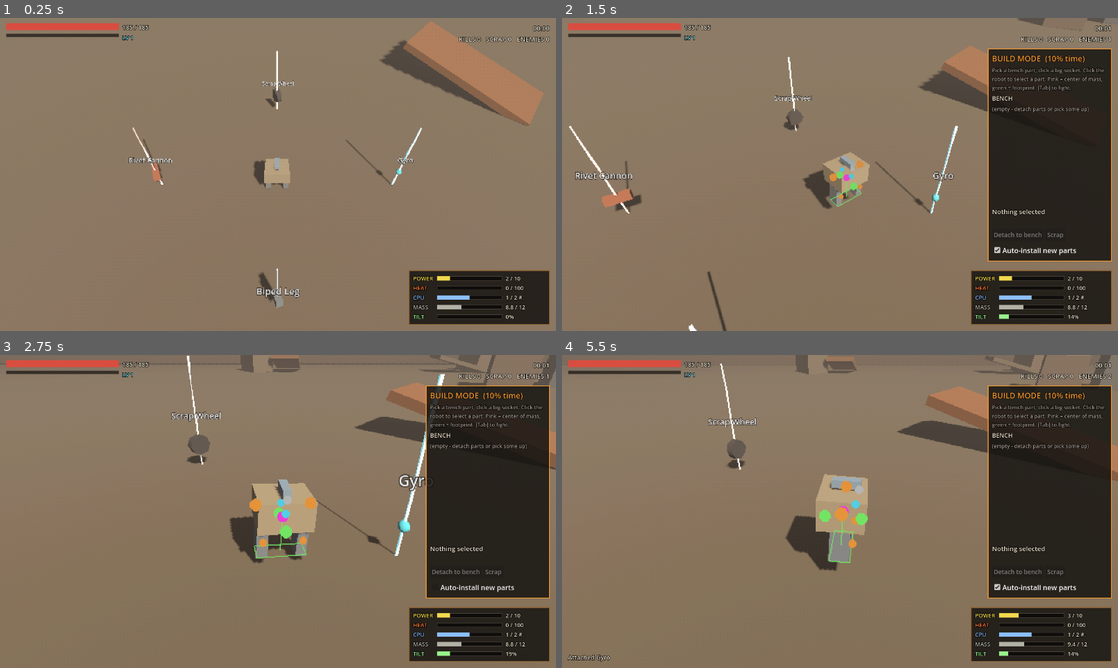
Above: before the commit, frames 1-4 (two rows, left to right).
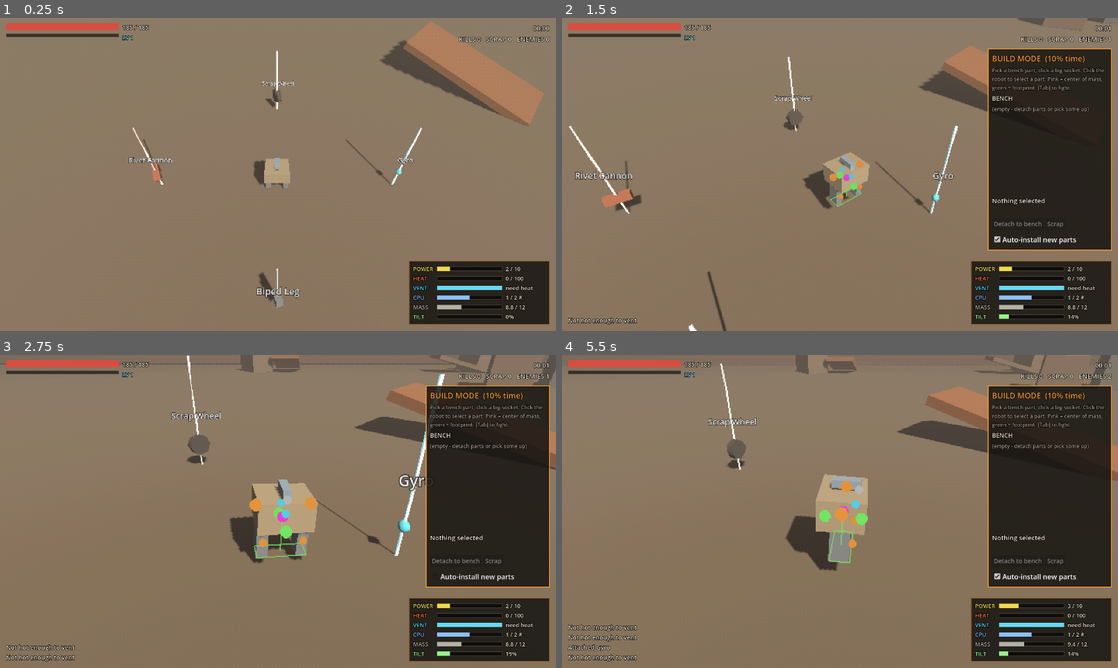
Above: after the commit, the same moments.

Repository: abldgtbshrt/Rustbound
Game: Godot game, scene res://scenes/main.tscn
Same seed, same stepped clock (60 frames per second), same inputs: the game is played once before the commit and once after it.
Inputs (mouse positions are in pixels of both pictures, inside the frame that each line leads up to):
- Up to frame 1 (0.25 s): no input
- Up to frame 2 (1.5 s): move the mouse to (962, 158) at 0.52 s; hold D (move_right) 0.53-1.28 s; tap Shift (vent, bound only after the commit) at 0.6 s; click (962, 158) at 0.67 s; tap Space (jump) at 0.77 s; move the mouse to (728, 190) at 1.27 s; hold S (move_back) from 1.28 s (still down); tap Tab (build_mode) at 1.35 s
- Up to frame 3 (2.75 s): tap Space (jump) at 1.52 s; tap Shift (vent, bound only after the commit) at 1.55 s; release S (move_back) at 2 s; click "Auto-install new parts" at 2 s
- Up to frame 4 (5.5 s): click "Auto-install new parts" at 2.75 s; tap A (move_left) at 3.5, 4.25, 5 s; move the mouse to (895, 442) at 3.52 s; hold D (move_right) 3.53-4.28 s; tap Shift (vent, bound only after the commit) at 3.6, 4.55, 5.3 s; move the mouse to (812, 574) at 4.27 s; hold W (move_forward) 4.28-5.03 s; tap 1 at 4.35 s; click (812, 574) at 4.42 s; tap Space (jump) at 4.52, 5.27 s; move the mouse to (1006, 558) at 5.02 s; hold A (move_left) from 5.03 s (still down); tap 2 at 5.1 s

The runs differ from the first frame. In frame 1, 1.2% of the frame differs, in the area x 73-99%, y 77-88%; in frame 2, 2.6%; in frame 3, 2.7%; in frame 4, 3.0%, in the area x 1-99%, y 57-98%.

Commit message:
Rework heat: airflow cooling and Shift vent instead of a damage trap
Auto-fire meant heat built up with no way to respond. Now:
- Cooling scales with speed (1.2/s per m/s on top of 2/s base), so
  kiting cools and standing still bakes
- Shift vents all heat as a blast around the robot: radius 3 m + 0.035 m
  per heat (max 8), 0.6 damage per heat with edge falloff, knockback,
  6 s cooldown, needs 15+ heat
- Overheat damage lowered from 6 to 3 HP/s
- HUD: VENT row (ready / cooldown / blast radius), vent + overheat messages
- Tests for airflow cooling, vent range, heat dump and cooldown

Co-Authored-By: Claude Opus 5.5 <noreply@anthropic.com>
Claude-Session: https://claude.ai/code/session_016H9ePyEzz88KaeowsNZGLT

Diff:
--- a/autoload/EventBus.gd
+++ b/autoload/EventBus.gd
@@ -16,6 +16,9 @@
 signal robot_overheat
 @warning_ignore("unused_signal")
 signal robot_cooled
+## amount = heat dumped, hits = enemies caught in the blast.
+@warning_ignore("unused_signal")
+signal robot_vented(amount: float, hits: int)
 @warning_ignore("unused_signal")
 signal robot_damaged(amount: float)
 @warning_ignore("unused_signal")
--- a/project.godot
+++ b/project.godot
@@ -57,7 +57,7 @@
 "events": [Object(InputEventKey,"resource_local_to_scene":false,"resource_name":"","device":-1,"window_id":0,"alt_press …(191 unchanged characters)…
 ]
 }
-ability={
+vent={
 "deadzone": 0.5,
 "events": [Object(InputEventKey,"resource_local_to_scene":false,"resource_name":"","device":-1,"window_id":0,"alt_press …(195 unchanged characters)…
 ]
--- a/scripts/robot/robot_controller.gd
+++ b/scripts/robot/robot_controller.gd
@@ -19,10 +19,26 @@
 
 @export_group("Heat")
 @export var base_heat_capacity: float = 100.0
-@export var base_heat_dissipation: float = 6.0
-@export var overheat_dps: float = 6.0
+## Cooling while standing still. Moving adds airflow cooling on top.
+@export var base_heat_dissipation: float = 2.0
+## Extra cooling per m/s of horizontal speed: kiting cools, camping bakes.
+@export var airflow_cooling_per_mps: float = 1.2
+@export var overheat_dps: float = 3.0
 ## Overheat clears once heat drops below this fraction of capacity.
 @export var overheat_recover_frac: float = 0.8
+
+@export_group("Vent")
+## Shift dumps all heat as a scalding blast around the robot.
+@export var vent_cooldown: float = 6.0
+## Minimum heat needed to vent (prevents spamming it as a free attack).
+@export var vent_min_heat: float = 15.0
+@export var vent_base_radius: float = 3.0
+## Extra blast radius per point of heat dumped.
+@export var vent_radius_per_heat: float = 0.035
+@export var vent_max_radius: float = 8.0
+## Damage per point of heat dumped (falls off to 50% at the edge).
+@export var vent_damage_per_heat: float = 0.6
+@export var vent_knockback: float = 9.0
 
 @onready var assembly: RobotAssembly = $RobotAssembly
 @onready var collision: CollisionShape3D = $CollisionShape3D
@@ -40,6 +56,8 @@
 
 var heat: float = 0.0
 var is_overheated: bool = false
+## Seconds until the vent is ready again.
+var vent_cooldown_left: float = 0.0
 
 var _accel_smoothed := Vector3.ZERO
 var _tip_timer := 0.0
@@ -153,15 +171,65 @@
 	return base_heat_capacity + assembly.heat_capacity
 
 
+## Current cooling per second, including airflow from moving.
 func get_heat_dissipation() -> float:
-	return base_heat_dissipation + assembly.heat_dissipation
+	var speed := Vector2(velocity.x, velocity.z).length()
+	return base_heat_dissipation + assembly.heat_dissipation + airflow_cooling_per_mps * speed
 
 
 func add_heat(amount: float) -> void:
 	heat = maxf(heat + amount, 0.0)
 
 
+func can_vent() -> bool:
+	return alive and vent_cooldown_left <= 0.0 and heat >= vent_min_heat
+
+
+func get_vent_radius(amount: float) -> float:
+	return minf(vent_base_radius + amount * vent_radius_per_heat, vent_max_radius)
+
+
+## Dumps all heat as a blast that damages and shoves nearby enemies.
+## Returns the number of enemies hit, or -1 if the vent wasn't ready.
+func vent() -> int:
+	if not can_vent():
+		return -1
+	var amount := heat
+	heat = 0.0
+	if is_overheated:
+		is_overheated = false
+		EventBus.robot_cooled.emit()
+	vent_cooldown_left = vent_cooldown
+
+	var radius := get_vent_radius(amount)
+	var hits := 0
+	var enemies := RunState.enemies
+	if enemies != null:
+		var origin := global_position
+		for i in enemies.query_radius(origin, radius + 1.0):
+			var to := enemies.pos[i] - origin
+			to.y = 0.0
+			var d := to.length()
+			var reach := radius + enemies.get_radius(i)
+			if d > reach:
+				continue
+			var falloff := lerpf(1.0, 0.5, clampf(d / reach, 0.0, 1.0))
+			var push := (to / maxf(d, 0.01)) * vent_knockback
+			enemies.damage(i, amount * vent_damage_per_heat * falloff, push)
+			hits += 1
+	VentEffect.spawn(get_parent(), global_position, radius)
+	EventBus.robot_vented.emit(amount, hits)
+	return hits
+
+
 func _update_heat(delta: float) -> void:
+	vent_cooldown_left = maxf(vent_cooldown_left - delta, 0.0)
+	if alive and Input.is_action_just_pressed("vent") and vent() < 0:
+		if vent_cooldown_left > 0.0:
+			EventBus.message.emit("Vent recharging (%.1fs)" % vent_cooldown_left)
+		else:
+			EventBus.message.emit("Not hot enough to vent")
+
 	var cap := get_heat_capacity()
 	heat += (assembly.heat_passive - get_heat_dissipation()) * delta
 	heat = clampf(heat, 0.0, cap * 1.5)
--- /dev/null
+++ b/scripts/robot/vent_effect.gd
@@ -0,0 +1,50 @@
+class_name VentEffect
+extends MeshInstance3D
+
+## Expanding, fading steam ring for the heat vent. Self-frees.
+
+const DURATION := 0.45
+
+var _radius: float = 3.0
+var _t: float = 0.0
+var _mat: StandardMaterial3D
+
+
+static func spawn(parent: Node, at: Vector3, radius: float) -> VentEffect:
+	if parent == null:
+		return null
+	var fx := VentEffect.new()
+	fx._radius = radius
+	parent.add_child(fx)
+	fx.global_position = at + Vector3(0.0, 0.6, 0.0)
+	return fx
+
+
+func _ready() -> void:
+	var m := CylinderMesh.new()
+	m.top_radius = 1.0
+	m.bottom_radius = 1.0
+	m.height = 0.6
+	m.radial_segments = 16
+	m.rings = 1
+	m.cap_top = false
+	m.cap_bottom = false
+	mesh = m
+	_mat = StandardMaterial3D.new()
+	_mat.shading_mode = BaseMaterial3D.SHADING_MODE_UNSHADED
+	_mat.transparency = BaseMaterial3D.TRANSPARENCY_ALPHA
+	_mat.cull_mode = BaseMaterial3D.CULL_DISABLED
+	_mat.albedo_color = Color(1.0, 0.75, 0.45, 0.8)
+	material_override = _mat
+	cast_shadow = GeometryInstance3D.SHADOW_CASTING_SETTING_OFF
+	scale = Vector3(0.3, 1.0, 0.3)
+
+
+func _process(delta: float) -> void:
+	_t += delta
+	var k := clampf(_t / DURATION, 0.0, 1.0)
+	var r := lerpf(0.3, _radius, 1.0 - pow(1.0 - k, 3.0))
+	scale = Vector3(r, 1.0 + k, r)
+	_mat.albedo_color.a = 0.8 * (1.0 - k)
+	if k >= 1.0:
+		queue_free()
--- a/scripts/ui/build_panel.gd
+++ b/scripts/ui/build_panel.gd
@@ -37,7 +37,7 @@
 	_panel.offset_left = -300
 	_panel.offset_right = -14
 	_panel.offset_top = 70
-	_panel.offset_bottom = -160
+	_panel.offset_bottom = -185
 	add_child(_panel)
 	var col := VBoxContainer.new()
 	col.add_theme_constant_override("separation", 6)
--- a/scripts/ui/hud.gd
+++ b/scripts/ui/hud.gd
@@ -28,7 +28,8 @@
 	EventBus.message.connect(_push)
 	EventBus.robot_knocked_down.connect(func() -> void: _push("KNOCKED DOWN: too top-heavy for that move"))
 	EventBus.robot_brownout.connect(func() -> void: _push("BROWNOUT: power draw exceeds generation"))
-	EventBus.robot_overheat.connect(func() -> void: _push("OVERHEAT: taking damage until you cool down"))
+	EventBus.robot_overheat.connect(func() -> void: _push("OVERHEAT: keep moving to cool, or vent with Shift"))
+	EventBus.robot_vented.connect(func(amount: float, hits: int) -> void: _push("VENTED %d heat, scalded %d" % [int(amount), hits]))
 	RunState.run_ended.connect(_on_run_ended)
 	RunState.leveled_up.connect(func(l: int) -> void: _push("Level %d!" % l))
 
@@ -83,7 +84,7 @@
 	grid.columns = 3
 	grid.add_theme_constant_override("h_separation", 8)
 	panel.add_child(grid)
-	for spec in [["POWER", UiStyle.C_POWER], ["HEAT", UiStyle.C_HEAT], ["CPU", UiStyle.C_CPU], ["MASS", UiStyle.C_MASS], ["TILT", UiStyle.C_TILT]]:
+	for spec in [["POWER", UiStyle.C_POWER], ["HEAT", UiStyle.C_HEAT], ["VENT", UiStyle.C_XP], ["CPU", UiStyle.C_CPU], ["MASS", UiStyle.C_MASS], ["TILT", UiStyle.C_TILT]]:
 		grid.add_child(UiStyle.label(spec[0], 13, spec[1]))
 		var b := UiStyle.bar(spec[1], Vector2(150, 10))
 		b.size_flags_vertical = Control.SIZE_SHRINK_CENTER
@@ -168,6 +169,16 @@
 	_set_row("POWER", power_frac, "%.0f / %.0f" % [a.power_draw, a.power_gen], a.is_browned_out())
 	var cap := robot.get_heat_capacity()
 	_set_row("HEAT", robot.heat / cap, "%.0f / %.0f%s" % [robot.heat, cap, " HOT" if robot.is_overheated else ""], robot.is_overheated)
+	var vent_text := "Shift"
+	var vent_frac := 1.0
+	if robot.vent_cooldown_left > 0.0:
+		vent_frac = 1.0 - robot.vent_cooldown_left / maxf(robot.vent_cooldown, 0.01)
+		vent_text = "%.1fs" % robot.vent_cooldown_left
+	elif robot.heat < robot.vent_min_heat:
+		vent_text = "need heat"
+	else:
+		vent_text = "Shift: r%.0fm" % robot.get_vent_radius(robot.heat)
+	_set_row("VENT", vent_frac, vent_text, false)
 	var pips := ""
 	for i in maxi(a.cpu_capacity, 0):
 		pips += "#" if i < a.cpu_used else "."
@@ -190,7 +201,7 @@
 		_debug.text = "\n".join([
 			"parts %d   locomotion %s   speed %.1f m/s   grip %.2f   jump %s" % [a.part_count, loco, robot.get_top_speed(), prof.grip, ("%.1f" % prof.jump_force) if prof.can_jump else "no"],
 			"CoM h %.2f side %+.2f   footprint %.2f   height %.2f   gyro +%d%%" % [a.center_of_mass.y, a.center_of_mass.x, a.footprint, a.height, int(a.stability * 100.0)],
-			"heat +%.1f/s passive, -%.1f/s cooling   FPS %d" % [a.heat_passive, robot.get_heat_dissipation(), Engine.get_frames_per_second()],
+			"heat +%.1f/s passive, -%.1f/s cooling (incl. airflow)   FPS %d" % [a.heat_passive, robot.get_heat_dissipation(), Engine.get_frames_per_second()],
 		])
 
 	var lines: Array[String] = []
--- a/tests/run_tests.gd
+++ b/tests/run_tests.gd
@@ -268,6 +268,40 @@
 	for f in 60:
 		await get_tree().physics_frame
 	check(gun.shots_fired > shots0 and robot.heat > 0.0, "shots generate heat (%.1f after %d shots)" % [robot.heat, gun.shots_fired - shots0])
+
+	# Airflow: moving cools faster than standing still.
+	robot.base_heat_dissipation = 2.0
+	robot.velocity = Vector3.ZERO
+	var still := robot.get_heat_dissipation()
+	robot.velocity = Vector3(7, 0, 0)
+	var moving := robot.get_heat_dissipation()
+	robot.velocity = Vector3.ZERO
+	check(moving > still + 5.0, "moving at 7 m/s adds airflow cooling (%.1f -> %.1f /s)" % [still, moving])
+
+	# Vent: dumps heat, damages nearby enemies only, then cools down.
+	rs.enemies.clear_all()
+	for f in 2:
+		await get_tree().physics_frame
+	var at := robot.global_position
+	for off in [Vector3(1.5, 0, 0), Vector3(-1.5, 0, 0.5), Vector3(0, 0, 2.0), Vector3(15, 0, 0)]:
+		rs.enemies.spawn(2, at + off) # brutes: 70 hp, survive the blast
+	for f in 1:
+		await get_tree().physics_frame
+	robot.heat = 5.0
+	check(robot.vent() == -1, "can't vent with almost no heat")
+	robot.heat = 80.0
+	var hits := robot.vent()
+	check(hits == 3, "vent hits the 3 close enemies, not the far one (hit %d)" % hits)
+	check(robot.heat == 0.0 and not robot.is_overheated, "vent dumps all heat")
+	var hurt := 0
+	for i in rs.enemies.count:
+		if rs.enemies.hp[i] < 70.0:
+			hurt += 1
+	check(hurt == 3, "blast damaged them (%d hurt)" % hurt)
+	robot.heat = 80.0
+	check(robot.vent() == -1, "vent is on cooldown")
+	robot.vent_cooldown_left = 0.0
+	check(robot.vent() >= 0, "vent ready again after cooldown")
 	scene.queue_free()
 	await get_tree().process_frame
 
Not shown, changed: README.md
